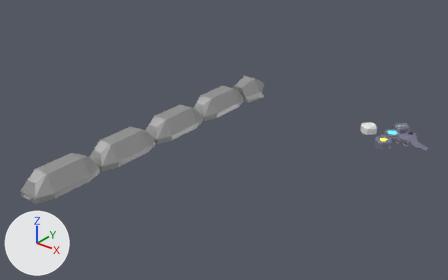
An edit to the Blender file Art/coreship.blend, drawn before and after from the same camera.
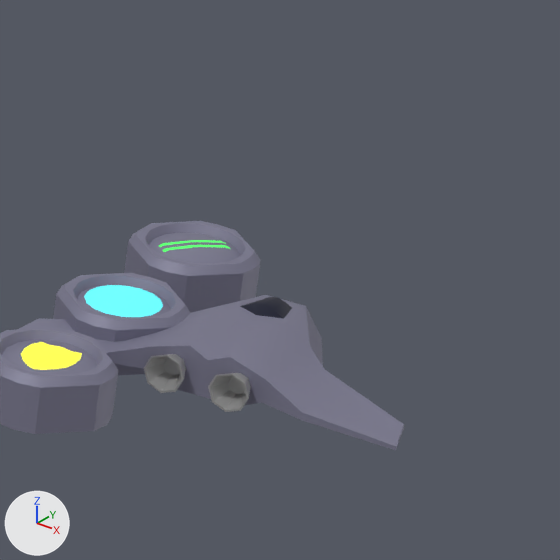
There are two pictures of each version: one whole from a 50 mm lens placed at (39.3, -104.9, 51.3), pointed at (-23.7, -26.1, 2.5), one close up on the part from 84% to 100% of the width and 34% to 59% of the height. The axes (+X, +Y, +Z) are drawn at lower left. The lights are the same throughout.

The first close-up shows 'PlayerShip', 'PowerupArmor', 'PowerupLasers', 'PowerupShield'.
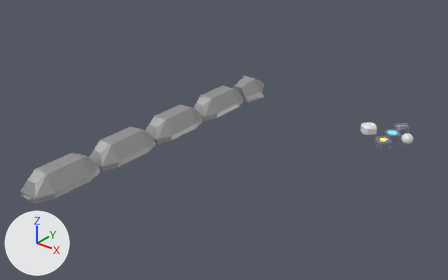
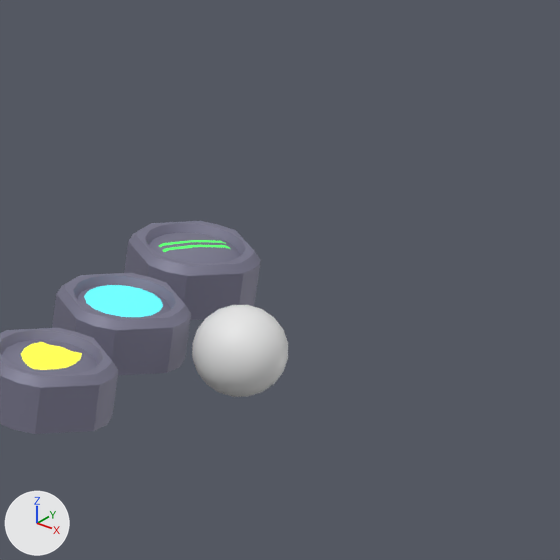
Edits to the bpy script that builds the scene:
```text
Add me_icosphere_001:
    me_icosphere_001.from_pydata(...)  # an icosphere of 320 faces spanning x -1.1..1.1, y -1.1..1.1, z -1.1..1.1
    me_icosphere_001.polygons.foreach_set('use_smooth', [True] * 320)
Change ob_playership:
    add ob_playership.hide_set(True)
Add ob_pointlight:
    ob_pointlight = bpy.data.objects.new('PointLight', me_icosphere_001)
    ob_pointlight.location = (0.0, 0.0, 0.0)
```

Where the change shows, as pixel boxes (x1, y1, x2, y2) in the close-ups (560 x 560 px):
'PlayerShip', hidden: before (17, 295, 404, 450)
'PointLight', added: after (192, 305, 288, 397)
